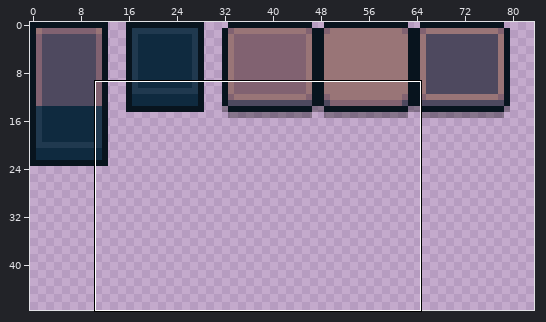
Pixel-art file -- src/sprites/mellow_theme.aseprite. Above: a wide view before the commit, with the close-up outlined.
Close-up. The starting point:
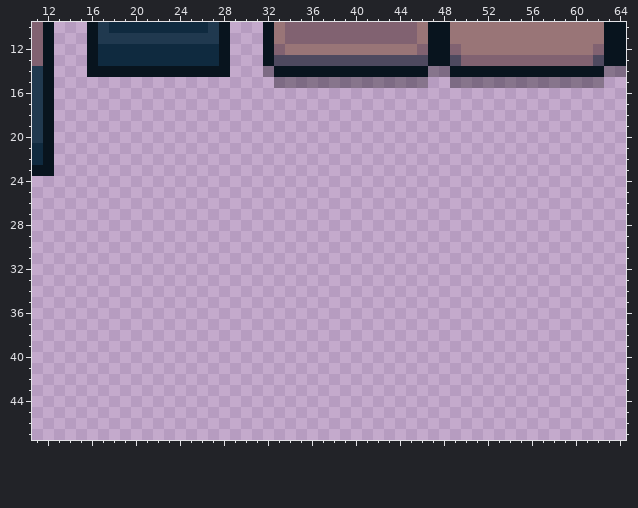
256x256 pixels, 1 frame. Shown: x 11..64, y 10..47. The wide view leaves out empty margins.
After the commit:
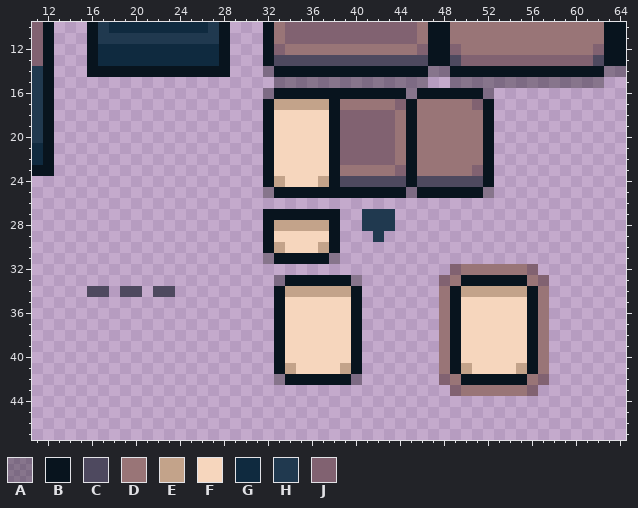
Palette (. is transparent): A #00000050  B #08141e  C #4e495f  D #997577  E #c3a38a  F #f6d6bd  G #0f2a3f  H #20394f  J #816271
What changed:
y 16: x 32..52 ..................... -> ABBBBBBBBBBBBABBBBBBA
y 17: x 32..52 ..................... -> BEEEEEBDDDDDJBDDDDDJB
y 18..22: x 32..52 ..................... -> BFFFFFBJJJJJDBDDDDDDB
y 23: x 32..52 ..................... -> BFFFFFBDDDDDJBDDDDDJB
y 24: x 32..52 ..................... -> BEFFFEBCCCCCCBCCCCCCB
y 25: x 32..52 ..................... -> ABBBBBBBBBBBBABBBBBBA
y 27: x 32..38 ....... -> BBBBBBB; x 41..43 ... -> HHH
y 28: x 32..38 ....... -> BEEEEEB; x 41..43 ... -> HHH
y 29: x 32..38 ....... -> BFFFFFB; x 42 . -> H
y 30: x 32..38 ....... -> BEFFFEB
y 31: x 32..38 ....... -> ABBBBBA
y 32: x 49..56 ........ -> JDDDDDDJ
y 33: x 33..40 ........ -> ABBBBBBA; x 48..57 .......... -> JDBBBBBBDJ
y 34: x 16..17 .. -> CC; x 19..20 .. -> CC; x 22..23 .. -> CC; x 33..40 ........ -> BEEEEEEB; x 48..57 .......... -> DBEEEEEEBD
y 35..40: x 33..40 ........ -> BFFFFFFB; x 48..57 .......... -> DBFFFFFFBD
y 41: x 33..40 ........ -> BEFFFFEB; x 48..57 .......... -> DBEFFFFEBD
y 42: x 33..40 ........ -> ABBBBBBA; x 48..57 .......... -> JDBBBBBBDJ
y 43: x 49..56 ........ -> JDDDDDDJ
Boxes around the changes in both close-ups, in picture pixels (x1, y1, x2, y2):
added: (263, 88, 549, 396)
added: (87, 286, 175, 297)
